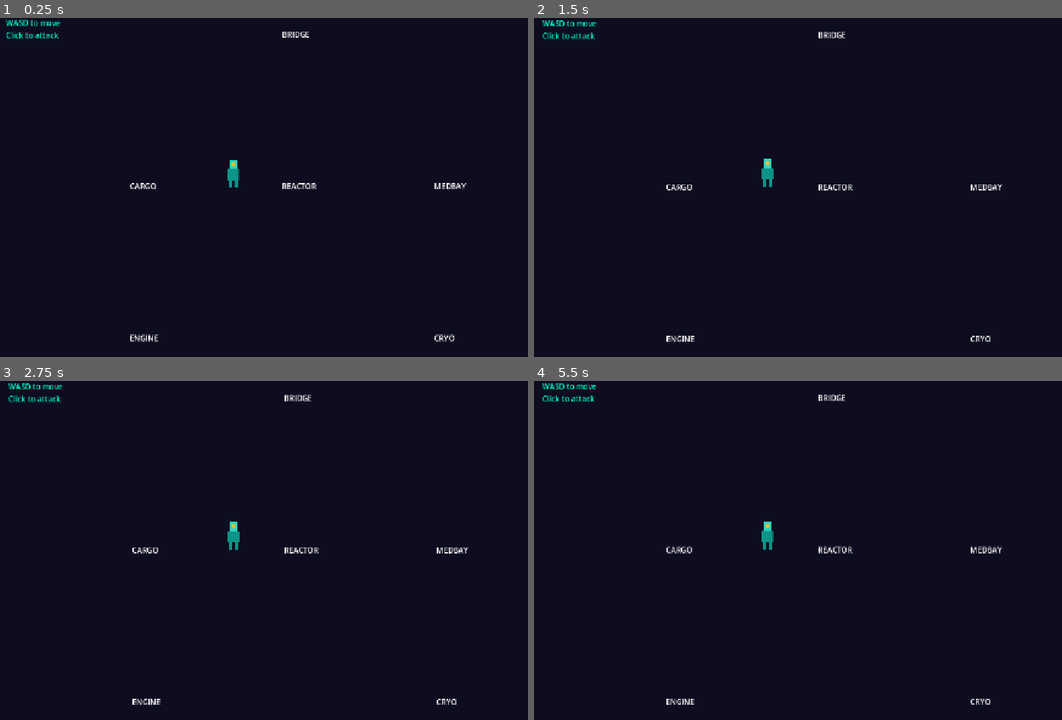
Above: before the commit, frames 1-4 (two rows, left to right).
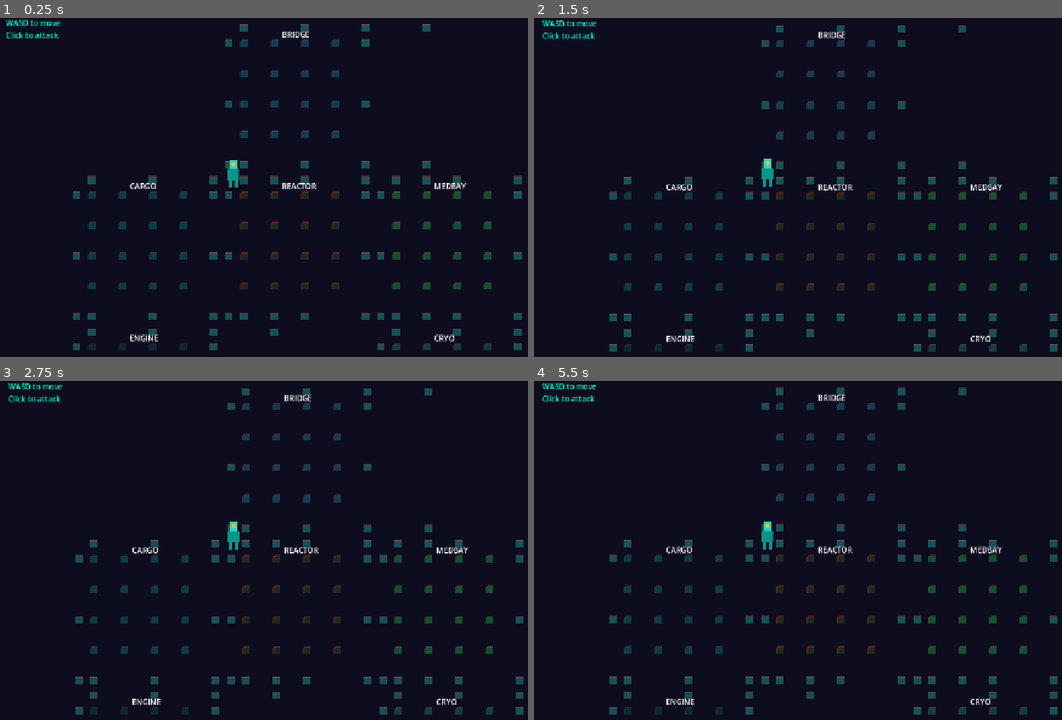
Above: after the commit, the same moments.

Repository: crierofficial/void-protocol
Game: Godot game, scene res://scenes/main.tscn
Two runs of this game, one before a commit and one after it. Both use one fixed random seed, a clock stepped at 60 frames per second and the inputs below.
Inputs (mouse positions are in pixels of both pictures, inside the frame that each line leads up to):
- Up to frame 1 (0.25 s): no input
- Up to frame 2 (1.5 s): tap Enter at 0.5, 1.25 s; move the mouse to (903, 170) at 0.52 s; press the mouse at (903, 170) at 0.53 s; hold D (move_right) 0.53-1.28 s; move the mouse to (644, 204) at 1.27 s; release the mouse at (644, 204) at 1.28 s; hold S (move_down) from 1.28 s (still down); click (644, 204) at 1.35 s
- Up to frame 3 (2.75 s): tap Enter at 2 s; move the mouse to (295, 475) at 2.02 s; release S (move_down) at 2.03 s; press the mouse at (295, 475) at 2.03 s; hold D (move_right) from 2.03 s (still down)
- Up to frame 4 (5.5 s): tap Enter at 2.75, 3.5, 4.25 s; move the mouse to (734, 621) at 2.77 s; release D (move_right) at 2.78 s; release the mouse at (734, 621) at 2.78 s; hold W (move_up) 2.78-3.53 s; click (734, 621) at 2.85 s; move the mouse to (951, 604) at 3.52 s; press the mouse at (951, 604) at 3.53 s; hold A (move_left) 3.53-5.03 s; move the mouse to (586, 499) at 4.27 s; release the mouse at (586, 499) at 4.28 s; click (586, 499) at 4.35 s; move the mouse to (798, 550) at 5.02 s; press the mouse at (798, 550) at 5.03 s; hold S (move_down) from 5.03 s (still down)

The runs differ from the first frame. In frame 1, 4.3% of the frame differs, in the area x 13-99%, y 1-98%; in frame 2, 4.1%; in frame 3, 4.0%; in frame 4, 4.2%.

Commit message:
Fix texture paths, add input debug

Diff:
--- a/scripts/main.gd
+++ b/scripts/main.gd
@@ -47,7 +47,7 @@
 	for x in range(4):
 		for y in range(4):
 			var tile = Sprite2D.new()
-			tile.texture = load("res://assets/kenney_rpg-urban-pack/Tiles/floor_001.png")
+			tile.texture = load("res://assets/kenney_rpg-urban-pack/Tiles/tile_0000.png")
 			tile.position = Vector2(x * 64, y * 64)
 			tile.modulate = get_room_color(room_name)
 			room.add_child(tile)
@@ -74,7 +74,7 @@
 		wall.position = wall_pos
 
 		var sprite = Sprite2D.new()
-		sprite.texture = load("res://assets/kenney_rpg-urban-pack/Tiles/wall_000.png")
+		sprite.texture = load("res://assets/kenney_rpg-urban-pack/Tiles/tile_0001.png")
 		sprite.modulate = Color(0.4, 0.4, 0.5)
 		wall.add_child(sprite)
 
--- a/scripts/player.gd
+++ b/scripts/player.gd
@@ -50,12 +50,16 @@
 
 	if Input.is_action_pressed("move_up"):
 		input.y -= 1
+		print("UP pressed")
 	if Input.is_action_pressed("move_down"):
 		input.y += 1
+		print("DOWN pressed")
 	if Input.is_action_pressed("move_left"):
 		input.x -= 1
+		print("LEFT pressed")
 	if Input.is_action_pressed("move_right"):
 		input.x += 1
+		print("RIGHT pressed")
 
 	if input != Vector2.ZERO:
 		return input.normalized()
